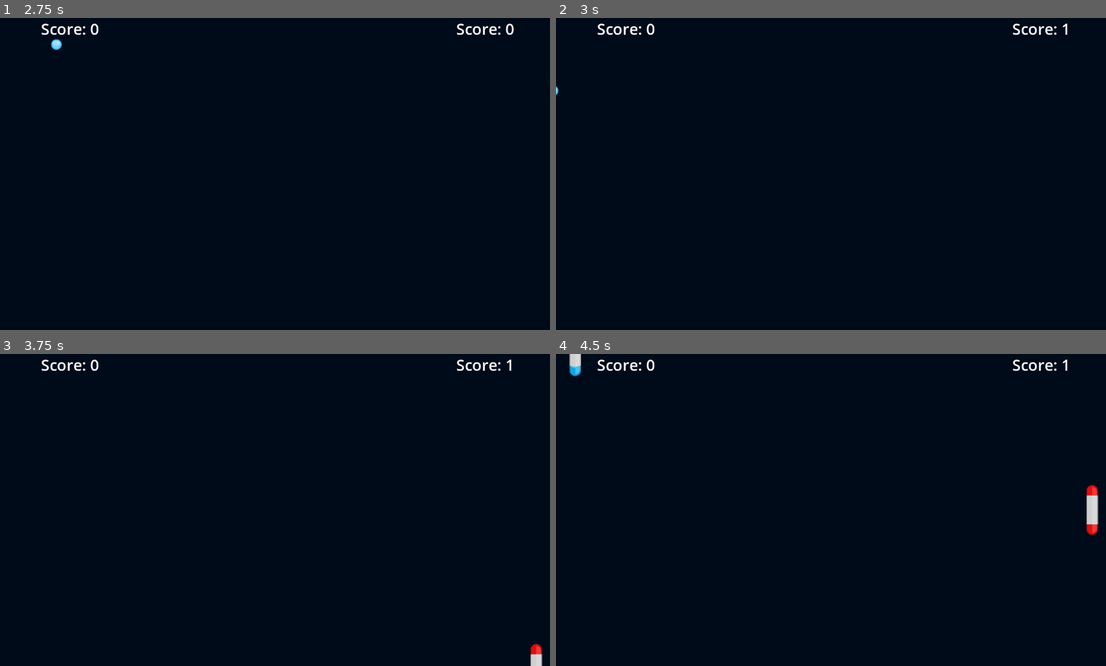
Above: before the commit, frames 1-4 (two rows, left to right).
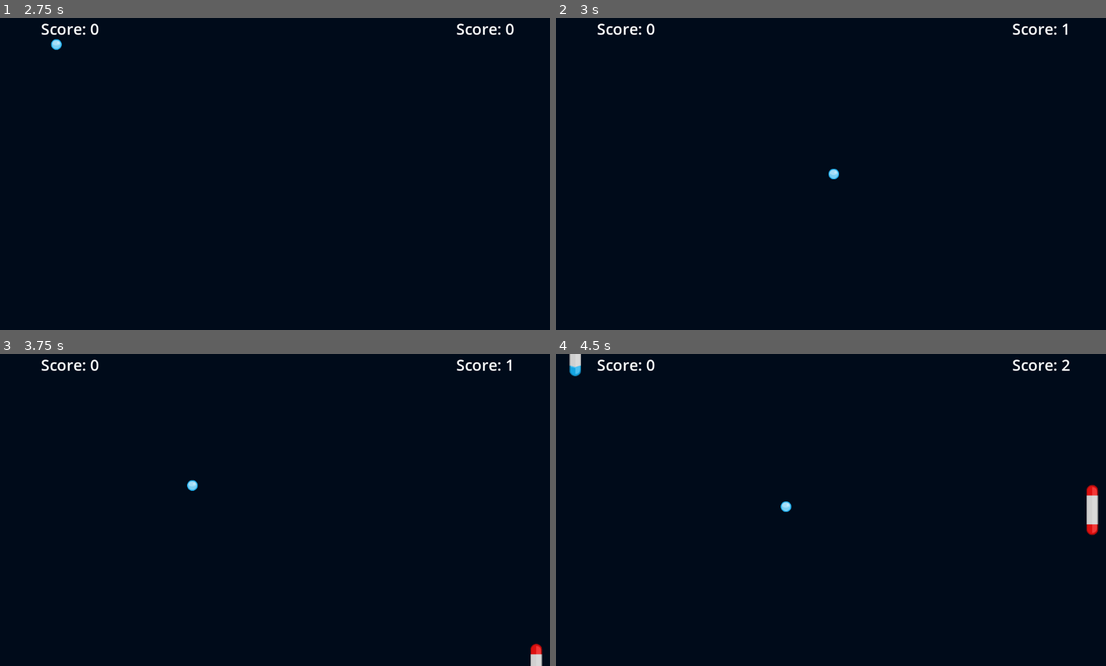
Above: after the commit, the same moments.

Repository: XCarCedo/Pong
Game: Godot game, scene res://Scenes/Game.tscn
Same seed, same stepped clock (60 frames per second), same inputs: the game is played once before the commit and once after it. The project has no main scene, so this scene is started directly.
Inputs:
- Up to frame 1 (2.75 s): tap Enter at 0.5 s; hold W (p1_up) 0.53-1.28 s; hold Down (p2_down) 0.53-1.28 s; hold S (p1_down) 1.28-2.03 s; tap Up (p2_up) at 1.35 s; hold W (p1_up) from 2.03 s (still down); hold Space (shoot_ball) from 2.03 s (still down)
- Up to frame 2 (3 s): keep holding W (p1_up); release Space (shoot_ball) at 2.78 s; tap Down (p2_down) at 2.85 s
- Up to frame 3 (3.75 s): tap Space (shoot_ball) at 3.5 s; release W (p1_up) at 3.53 s; hold S (p1_down) from 3.53 s (still down); hold Up (p2_up) from 3.53 s (still down)
- Up to frame 4 (4.5 s): keep holding S (p1_down); release Up (p2_up) at 4.28 s; tap Space (shoot_ball) at 4.35 s

Frame 1 is identical in both runs. In frame 2, less than 0.1% of the frame differs, in the area x 0-52%, y 21-52%; in frame 3, less than 0.1%; in frame 4, less than 0.1%, in the area x 40-94%, y 1-51%.

Commit message:
Instead of reseting ball position now it will be re-instantiated

Diff:
--- a/Scripts/Paddle.gd
+++ b/Scripts/Paddle.gd
@@ -14,10 +14,11 @@
 	PaddleSide.player1:preload("res://Assets/Game/paddleBlue.png"),
 	PaddleSide.player2:preload("res://Assets/Game/paddleRed.png"),
 }
+var ball_scene: PackedScene = load("res://Scenes/Ball.tscn")
 
 func _ready():
 	if win_area:
-		win_area.connect("body_entered", _on_body_entered_win_area)
+		win_area.connect("body_exited", _on_body_exited_win_area)
 	$Sprite2D.set_texture(paddle_textures[paddle_side])
 
 func _physics_process(delta):
@@ -33,7 +34,9 @@
 			position.y += speed
 
 
-func _on_body_entered_win_area(body: PhysicsBody2D):
-	if body.name.to_lower() == "ball":
+func _on_body_exited_win_area(body: PhysicsBody2D):
+	if "ball" in body.get_groups():
 		score += 1
-		body.reset_stats()
+		body.queue_free()
+		var ball_ins = ball_scene.instantiate()
+		get_tree().get_first_node_in_group("game").call_deferred("add_child", ball_ins)
